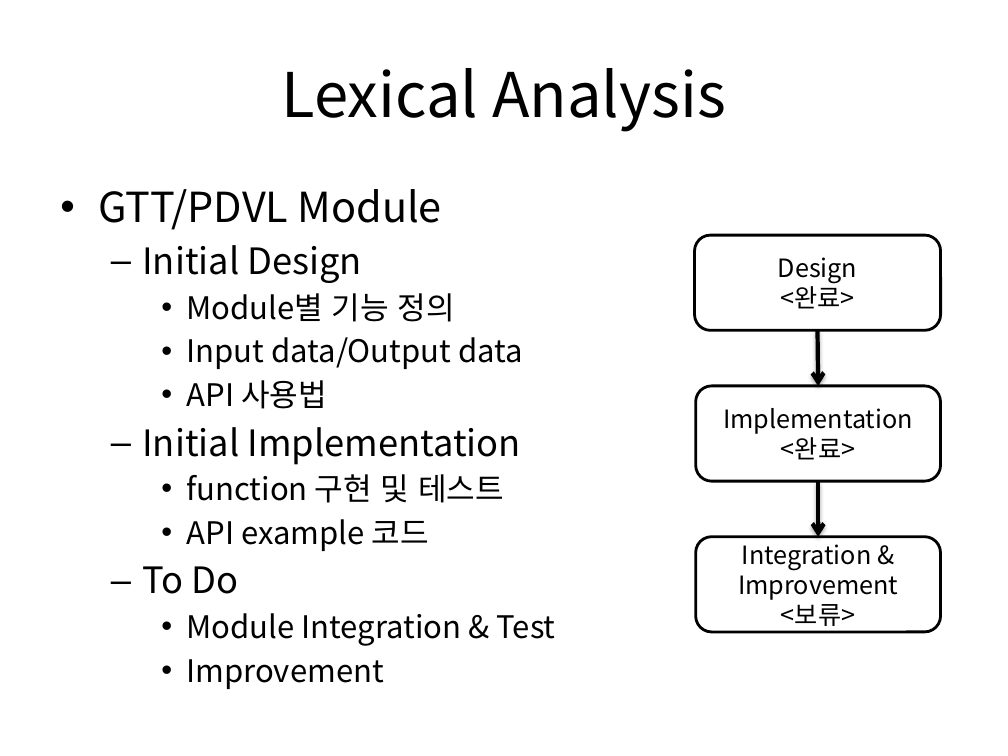
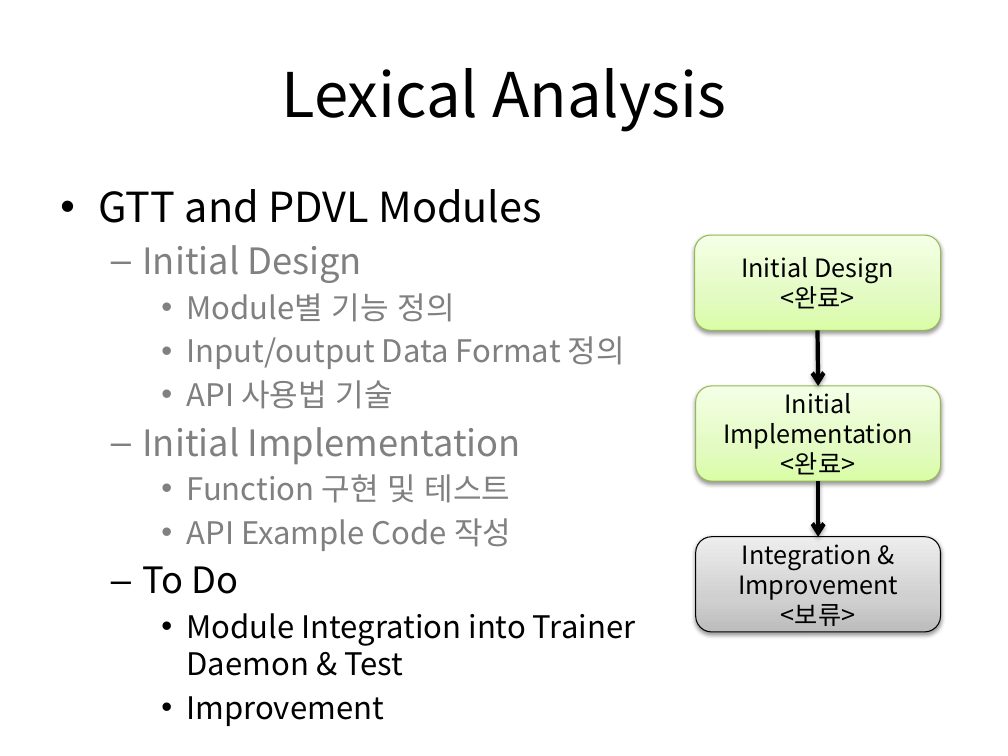
Before and after one commit to in1004kyu/news_recommend, a slide deck: slide 1 of Documents/ProgressUpdate_Lexical Analysis.pptx. Drawn at 1008x756 pixels with LibreOffice and Linux fonts; fonts in the diff are those of the drawing. Boxes give left, top, right and bottom in pixels: in the first picture for what was removed or moved away, otherwise in the second. Text is boxed around its words. In the diff, an @@ line names an element or a change of style, - is before the commit and + after.

Commit message:
Changes to Lexical Analysis Status

```diff
--- a/Documents/ProgressUpdate_Lexical Analysis.pptx
+++ b/Documents/ProgressUpdate_Lexical Analysis.pptx
@@ text at [98,189,542,223]: text changed @@
-• GTT/PDVL Module
+• GTT and PDVL Modules
@@ rounded rectangle "Initial Design" at [695,235,940,330]: fill #FFFFFF to gradient #DAFDA7 to #E4FCC2 to #F5FFE7; outline #000000 2 pt to #98B955 0.75 pt; shadow on @@
@@ text at [142,245,521,464]: text colour #000000 to #808080 in "Initial Design", "Module별 기능 정의", "Initial Implementation" @@
@@ text in rounded rectangle at [741,257,894,283]: text changed @@
-Design
+Initial Design
@@ text at [186,336,625,409]: text changed; text colour #000000 to #808080 @@
-    • Input data/Output data
-    • API 사용법
+    • Input/output Data Format 정의
+    • API 사용법 기술
@@ rounded rectangle "Initial Implementation" at [696,386,940,481]: fill #FFFFFF to gradient #DAFDA7 to #E4FCC2 to #F5FFE7; outline #000000 2 pt to #98B955 0.75 pt; shadow on @@
@@ text in rounded rectangle at [723,393,913,449]: text changed @@
-Implementation
+Initial Implementation
@@ text at [186,474,511,551]: text changed; text colour #000000 to #808080 @@
-    • function 구현 및 테스트
-    • API example 코드
+    • Function 구현 및 테스트
+    • API Example Code 작성
@@ rounded rectangle "Integration & Improvement" at [696,536,940,631]: fill #FFFFFF to gradient #BDBDBD to #D1D1D1 to #EEEEEE; outline #000000 2 pt to #000000 0.75 pt; shadow on @@
@@ text at [186,613,635,676]: text changed @@
-    • Module Integration & Test
+    • Module Integration into Trainer Daemon & Test
```
Also in this commit, not shown: 1 other slide changed, 1 slide added.
